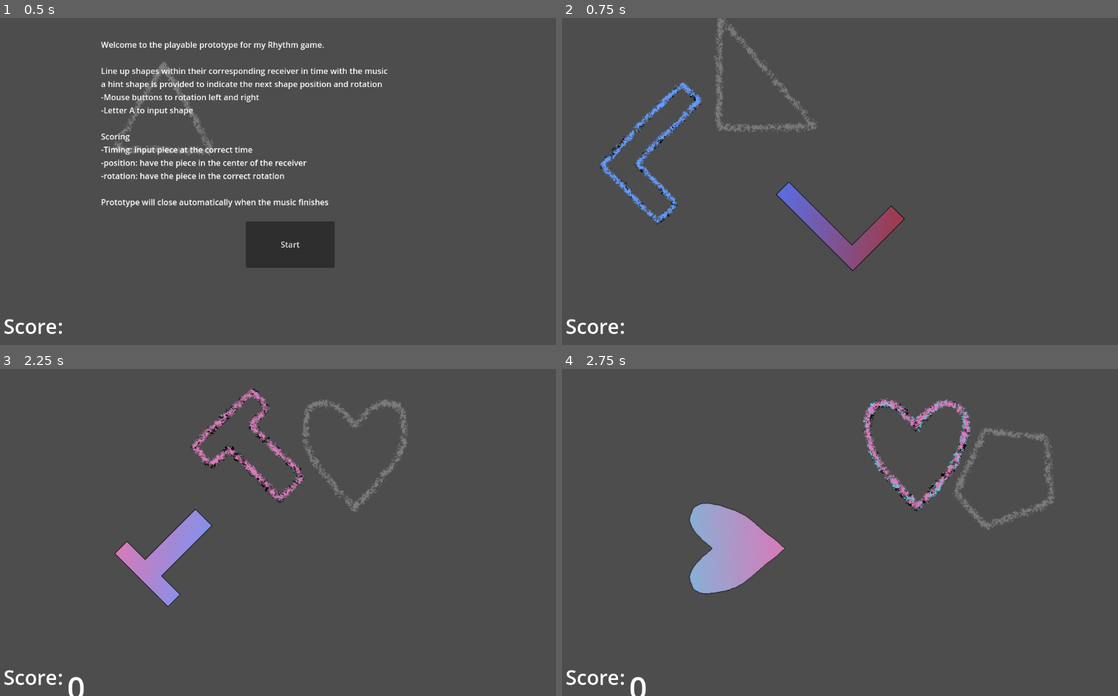
Above: before the commit, frames 1-4 (two rows, left to right).
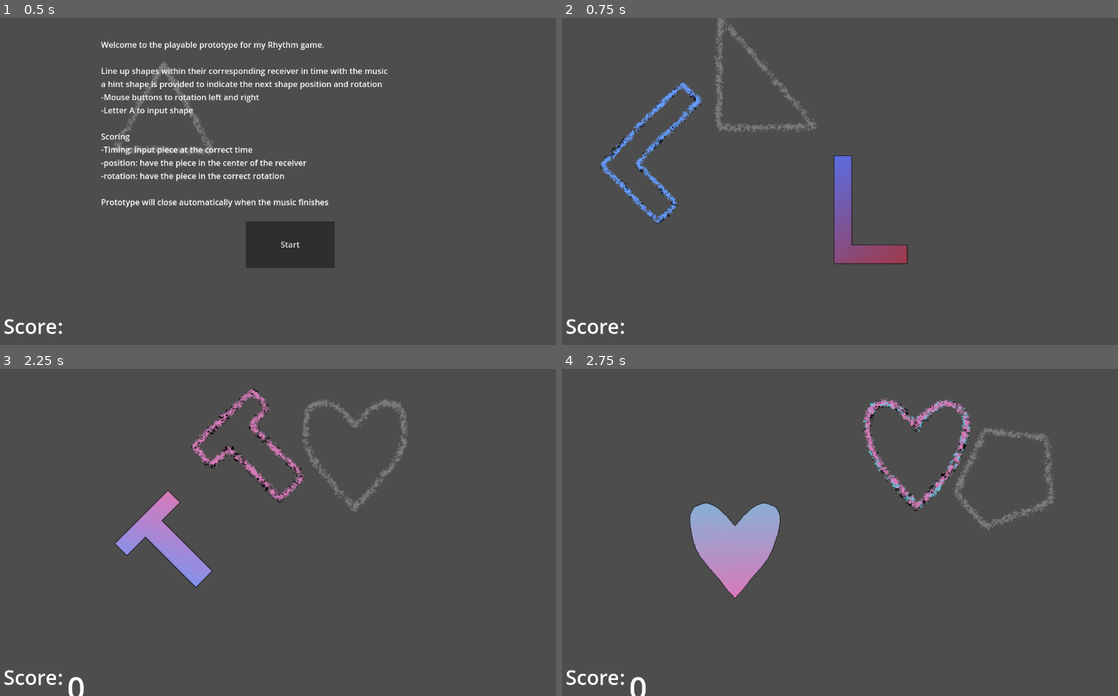
Above: after the commit, the same moments.

Repository: SucellosMusic/first-rhythm-game
Game: Godot game, scene res://Scenes/play_area.tscn
Same seed, same stepped clock (60 frames per second), same inputs: the game is played once before the commit and once after it.
Inputs (mouse positions are in pixels of both pictures, inside the frame that each line leads up to):
- Up to frame 1 (0.5 s): no input
- Up to frame 2 (0.75 s): click "Start" at 0.5 s
- Up to frame 3 (2.25 s): move the mouse to (417, 516) at 1.27 s; hold Right (ui_right) 1.28-2.03 s; tap A (letter_A) at 1.35 s; click (417, 516) at 1.55 s; move the mouse to (172, 548) at 2.02 s; hold Left (ui_left) from 2.03 s (still down); click (172, 548) at 2.1 s
- Up to frame 4 (2.75 s): keep holding Left (ui_left); right-click (734, 548) at 2.3 s

Frame 1 is identical in both runs. In frame 2, 2.6% of the frame differs, in the area x 38-63%, y 42-78%; in frame 3, 2.7%, in the area x 20-39%, y 37-73%; in frame 4, 1.9%.

Commit message:
Tutorial
completed scenes for tutorial

Diff:
--- a/Scenes/Assigned Shapes/player_equal_triangle.tscn
+++ b/Scenes/Assigned Shapes/player_equal_triangle.tscn
@@ -1,6 +1,6 @@
 [gd_scene load_steps=6 format=3 uid="uid://dtyc21mp0igxq"]
 
-[ext_resource type="Script" path="res://Scripts/controller.gd" id="1_ww174"]
+[ext_resource type="Script" path="res://Scripts/shape rotation.gd" id="1_ww174"]
 [ext_resource type="Texture2D" uid="uid://crmsgvisnfv6q" path="res://Sprites/Assigned/EqualTriangle_A.png" id="2_tktf8"]
 
 [sub_resource type="CircleShape2D" id="CircleShape2D_q4p6d"]
--- a/Scenes/Assigned Shapes/player_heart.tscn
+++ b/Scenes/Assigned Shapes/player_heart.tscn
@@ -1,6 +1,6 @@
 [gd_scene load_steps=6 format=3 uid="uid://bghxi2dd62e5f"]
 
-[ext_resource type="Script" path="res://Scripts/controller.gd" id="1_uxlb6"]
+[ext_resource type="Script" path="res://Scripts/shape rotation.gd" id="1_uxlb6"]
 [ext_resource type="Texture2D" uid="uid://bih5n7xixddcb" path="res://Sprites/Assigned/Heart_A.png" id="1_xmbp2"]
 
 [sub_resource type="CircleShape2D" id="CircleShape2D_gp7w3"]
--- a/Scenes/Assigned Shapes/player_l.tscn
+++ b/Scenes/Assigned Shapes/player_l.tscn
@@ -1,6 +1,6 @@
 [gd_scene load_steps=6 format=3 uid="uid://m16oag8o3jjo"]
 
-[ext_resource type="Script" path="res://Scripts/controller.gd" id="1_na3ph"]
+[ext_resource type="Script" path="res://Scripts/shape rotation.gd" id="1_na3ph"]
 [ext_resource type="Texture2D" uid="uid://bhnq6pirvnpx1" path="res://Sprites/Assigned/LShape_A.png" id="1_vqxkq"]
 
 [sub_resource type="CircleShape2D" id="CircleShape2D_0sq3m"]
--- a/Scenes/Assigned Shapes/player_pentagon.tscn
+++ b/Scenes/Assigned Shapes/player_pentagon.tscn
@@ -1,6 +1,6 @@
 [gd_scene load_steps=6 format=3 uid="uid://da1p1yfe3sndv"]
 
-[ext_resource type="Script" path="res://Scripts/controller.gd" id="1_3isyu"]
+[ext_resource type="Script" path="res://Scripts/shape rotation.gd" id="1_3isyu"]
 [ext_resource type="Texture2D" uid="uid://blw5aevj18v5v" path="res://Sprites/Assigned/pentagon_A.png" id="1_bcakq"]
 
 [sub_resource type="CircleShape2D" id="CircleShape2D_nim28"]
--- a/Scenes/Assigned Shapes/player_right_triangle.tscn
+++ b/Scenes/Assigned Shapes/player_right_triangle.tscn
@@ -1,7 +1,7 @@
 [gd_scene load_steps=6 format=3 uid="uid://dt0x6wrkwm5gb"]
 
 [ext_resource type="Texture2D" uid="uid://b321pmby7cseb" path="res://Sprites/Assigned/RightTriangle_A.png" id="1_8317a"]
-[ext_resource type="Script" path="res://Scripts/controller.gd" id="1_smut2"]
+[ext_resource type="Script" path="res://Scripts/shape rotation.gd" id="1_smut2"]
 
 [sub_resource type="CircleShape2D" id="CircleShape2D_l0vxt"]
 radius = 85.4751
--- a/Scenes/Assigned Shapes/player_star.tscn
+++ b/Scenes/Assigned Shapes/player_star.tscn
@@ -1,7 +1,7 @@
 [gd_scene load_steps=6 format=3 uid="uid://cvk63spt3b3m0"]
 
 [ext_resource type="Texture2D" uid="uid://b52mcnnhmnhph" path="res://Sprites/Assigned/Star_A.png" id="1_5a77u"]
-[ext_resource type="Script" path="res://Scripts/controller.gd" id="1_x5cxn"]
+[ext_resource type="Script" path="res://Scripts/shape rotation.gd" id="1_x5cxn"]
 
 [sub_resource type="CircleShape2D" id="CircleShape2D_0s15x"]
 radius = 92.7631
--- a/Scenes/Assigned Shapes/player_t.tscn
+++ b/Scenes/Assigned Shapes/player_t.tscn
@@ -1,6 +1,6 @@
 [gd_scene load_steps=6 format=3 uid="uid://2xjp10r8srvr"]
 
-[ext_resource type="Script" path="res://Scripts/controller.gd" id="1_bufku"]
+[ext_resource type="Script" path="res://Scripts/shape rotation.gd" id="1_bufku"]
 [ext_resource type="Texture2D" uid="uid://urwvkropwjo2" path="res://Sprites/Assigned/TShape_A.png" id="1_fycwx"]
 
 [sub_resource type="CircleShape2D" id="CircleShape2D_8ggtn"]
--- /dev/null
+++ b/Scenes/Tutorial/tutorial.gd
@@ -0,0 +1,121 @@
+extends Node2D
+
+#buttons
+@onready var next : Button = $Next
+@onready var previous : Button = $Previous
+
+#scenes
+@onready var welcome : Control = $Welcome
+@onready var intros : Array = $"Shapes, Receivers, and Hints".get_children()
+
+#shape scenes
+@onready var shapes : Array = $"Assigned Shapes".get_children()
+@onready var receivers : Array = $Receivers.get_children()
+@onready var hints : Array = $Hints.get_children()
+var shapeSelect : int = 0
+var prevShape : int;
+var shapeStorage  = Vector2(-500, 150)
+var receiverStorage = Vector2(-500, 400)
+var hintStorage = Vector2(-500, 650)
+
+#misc
+@onready var sceneCounter : int = 0;
+var shapesActive : bool;
+
+func _ready() -> void:
+	for i in intros:
+		i.visible = false
+	to_scene()
+
+func cycle_shapes() -> void:
+	prevShape = shapeSelect
+	if Input.is_action_just_pressed("letter_A"):
+		if shapeSelect == 6:
+			shapeSelect = 0
+		else:
+			shapeSelect += 1
+
+func place_receivers() -> void:
+	receivers[0].position = Vector2(150, 150)
+	receivers[1].position = Vector2(250, 350)
+	receivers[2].position = Vector2(450, 550)
+	receivers[3].position = Vector2(550, 200)
+	receivers[4].position = Vector2(650, 550)
+	receivers[5].position = Vector2(900, 350)
+	receivers[6].position = Vector2(1000, 150)
+
+func store_receivers() -> void:
+	for r in receivers:
+		r.position = receiverStorage
+
+func place_hints() -> void:
+	hints[0].position = Vector2(150, 150)
+	hints[1].position = Vector2(250, 350)
+	hints[2].position = Vector2(450, 550)
+	hints[3].position = Vector2(550, 300)
+	hints[4].position = Vector2(650, 550)
+	hints[5].position = Vector2(900, 350)
+	hints[6].position = Vector2(1000, 150)
+
+func store_hints() -> void:
+	for h in hints:
+		h.position = hintStorage
+
+func to_scene() -> void:
+	match sceneCounter:
+		0:
+			welcome.visible = true
+			intros[0].visible = false
+			previous.disabled = true
+		1:
+			welcome.visible = false
+			intros[0].visible = true
+			intros[1].visible = false
+			previous.disabled = false
+		2:
+			store_receivers()
+			shapesActive = true
+			intros[0].visible = false
+			intros[1].visible = true
+			intros[2].visible = false
+		3:
+			place_receivers()
+			store_hints()
+			intros[1].visible = false
+			intros[2].visible = true
+			intros[3].visible = false
+			next.disabled = false
+		4:
+			store_receivers()
+			place_hints()
+			intros[2].visible = false
+			intros[3].visible = true
+			next.disabled = true
+
+func _on_next_pressed() -> void:
+	if sceneCounter <= 4:
+		sceneCounter += 1
+		to_scene()
+
+func _on_previous_pressed() -> void:
+	if sceneCounter >= 0:
+		sceneCounter  -= 1
+		to_scene()
+
+func _process(delta: float) -> void:
+	cycle_shapes()
+	if (sceneCounter == 2 || sceneCounter == 3) && shapesActive == true:
+		shapes[prevShape].position = shapeStorage
+		shapes[shapeSelect].position = get_global_mouse_position()
+	else:
+		shapes[shapeSelect].position = shapeStorage
+
+
+func _on_next_mouse_entered() -> void:
+	shapesActive = false
+func _on_next_mouse_exited() -> void:
+	shapesActive = true
+func _on_previous_mouse_entered() -> void:
+	shapesActive = false
+func _on_previous_mouse_exited() -> void:
+	shapesActive = true
--- /dev/null
+++ b/Scenes/Tutorial/tutorial.tscn
@@ -0,0 +1,135 @@
+[gd_scene load_steps=6 format=3 uid="uid://w22k3usnehtp"]
+
+[ext_resource type="Script" path="res://Scenes/Tutorial/tutorial.gd" id="1_l2mb1"]
+[ext_resource type="PackedScene" uid="uid://b4e80mv55y453" path="res://Scenes/hints.tscn" id="3_3fie0"]
+[ext_resource type="PackedScene" uid="uid://cfyncxwjlvw0v" path="res://Scenes/assigned_shapes.tscn" id="8_x8nov"]
+[ext_resource type="PackedScene" uid="uid://d0jbkh7knwqo" path="res://Scenes/receivers.tscn" id="9_070r2"]
+
+[sub_resource type="LabelSettings" id="LabelSettings_gnwyh"]
+font_size = 36
+
+[node name="Tutorial" type="Node2D"]
+script = ExtResource("1_l2mb1")
+
+[node name="Welcome" type="Control" parent="."]
+visible = false
+layout_mode = 3
+anchors_preset = 0
+offset_right = 1152.0
+offset_bottom = 648.0
+
+[node name="Title" type="Label" parent="Welcome"]
+layout_mode = 0
+offset_left = 255.0
+offset_top = 61.0
+offset_right = 919.0
+offset_bottom = 130.0
+text = "Welcome to the Shape Beats tutorial"
+label_settings = SubResource("LabelSettings_gnwyh")
+horizontal_alignment = 1
+vertical_alignment = 1
+
+[node name="Main Text" type="Label" parent="Welcome"]
+layout_mode = 0
+offset_left = 130.0
+offset_top = 191.0
+offset_right = 1076.0
+offset_bottom = 353.0
+text = "Shape Beats is a 'choice matters' survival rhythm game where you, the player, have to align and rotate shapes in time while also choosing various \"paths\". Each level is an open ended experience to be explored rather than being linear with a predefined ending. The level isn't over until you lose or choose to quit.
+
+When you're ready to being, click 'Next'"
+horizontal_alignment = 1
+autowrap_mode = 2
+
+[node name="Shapes, Receivers, and Hints" type="Control" parent="."]
+layout_mode = 3
+anchors_preset = 0
+offset_right = 1152.0
+offset_bottom = 648.0
+
+[node name="intro" type="Label" parent="Shapes, Receivers, and Hints"]
+visible = false
+layout_mode = 0
+offset_left = 328.0
+offset_top = 24.0
+offset_right = 856.0
+offset_bottom = 229.0
+text = "Shapes and Receivers
+
+There are two main types of shapes the player will interact with.
+
+Shapes- assigned to the player in sequence
+Receivers- outlined areas in the play area where shapes are \"placed\"
+
+click 'Next' to proceed"
+horizontal_alignment = 1
+
+[node name="intro to shapes" type="Label" parent="Shapes, Receivers, and Hints"]
+visible = false
+layout_mode = 0
+offset_left = 234.0
+offset_top = 23.0
+offset_right = 936.0
+offset_bottom = 228.0
+text = "As you can see, assigned shapes automatically snap to the mouse position, and can be rotated by player using [] to rotate left and [] to rotate right. Rotations are in 45 degree increments.
+
+You'll come across seven shapes. Click \"A\" to cycle through each and get used to how they rotate. Not every shape rotates the same so it may take some getting used to.
+
+click 'Next' when ready"
+horizontal_alignment = 1
+autowrap_mode = 2
+
+[node name="intro to receivers" type="Label" parent="Shapes, Receivers, and Hints"]
+layout_mode = 0
+offset_left = 274.0
+offset_top = 20.0
+offset_right = 874.0
+offset_bottom = 130.0
+text = "Each shape has a corresponding receiver. They can appear in any order, anywhere on the play area, and in any rotation.
+
+"
+horizontal_alignment = 1
+autowrap_mode = 2
+
+[node name="intro to hints" type="Label" parent="Shapes, Receivers, and Hints"]
+visible = false
+layout_mode = 0
+offset_left = 308.0
+offset_top = 22.0
+offset_right = 918.0
+offset_bottom = 214.0
+text = "if enabled, a white outline will be provided to let you know what shape is next, where it'll be located, and it's rotation. The goal, of course, is to eventually be comfortable enough to disable this feature.
+
+Below is a short, repeating sequence of receivers and hints.
+When you're ready, press 'Next'
+
+"
+horizontal_alignment = 1
+autowrap_mode = 2
+
+[node name="Assigned Shapes" parent="." instance=ExtResource("8_x8nov")]
+
+[node name="Receivers" parent="." instance=ExtResource("9_070r2")]
+
+[node name="Hints" parent="." instance=ExtResource("3_3fie0")]
+
+[node name="Next" type="Button" parent="."]
+offset_left = 1007.0
+offset_top = 545.0
+offset_right = 1132.0
+offset_bottom = 614.0
+text = "Next"
+
+[node name="Previous" type="Button" parent="."]
+offset_left = 24.0
+offset_top = 552.0
+offset_right = 148.0
+offset_bottom = 624.0
+text = "Previous"
+
+[connection signal="mouse_entered" from="Next" to="." method="_on_next_mouse_entered"]
+[connection signal="mouse_exited" from="Next" to="." method="_on_next_mouse_exited"]
+[connection signal="pressed" from="Next" to="." method="_on_next_pressed"]
+[connection signal="mouse_entered" from="Previous" to="." method="_on_previous_mouse_entered"]
+[connection signal="mouse_exited" from="Previous" to="." method="_on_previous_mouse_exited"]
+[connection signal="pressed" from="Previous" to="." method="_on_previous_pressed"]
--- /dev/null
+++ b/Scenes/assigned_shapes.tscn
@@ -0,0 +1,33 @@
+[gd_scene load_steps=8 format=3 uid="uid://cfyncxwjlvw0v"]
+
+[ext_resource type="PackedScene" uid="uid://dtyc21mp0igxq" path="res://Scenes/Assigned Shapes/player_equal_triangle.tscn" id="1_whmbh"]
+[ext_resource type="PackedScene" uid="uid://bghxi2dd62e5f" path="res://Scenes/Assigned Shapes/player_heart.tscn" id="2_icr07"]
+[ext_resource type="PackedScene" uid="uid://m16oag8o3jjo" path="res://Scenes/Assigned Shapes/player_l.tscn" id="3_uvx2w"]
+[ext_resource type="PackedScene" uid="uid://da1p1yfe3sndv" path="res://Scenes/Assigned Shapes/player_pentagon.tscn" id="4_fkcxp"]
+[ext_resource type="PackedScene" uid="uid://dt0x6wrkwm5gb" path="res://Scenes/Assigned Shapes/player_right_triangle.tscn" id="5_1foac"]
+[ext_resource type="PackedScene" uid="uid://cvk63spt3b3m0" path="res://Scenes/Assigned Shapes/player_star.tscn" id="6_sxqdo"]
+[ext_resource type="PackedScene" uid="uid://2xjp10r8srvr" path="res://Scenes/Assigned Shapes/player_t.tscn" id="7_13ftq"]
+
+[node name="Assigned Shapes" type="Node2D"]
+position = Vector2(1, -1)
+
+[node name="Player Equal Triangle" parent="." instance=ExtResource("1_whmbh")]
+position = Vector2(94, -164)
+
+[node name="Player Heart" parent="." instance=ExtResource("2_icr07")]
+position = Vector2(292, -183)
+
+[node name="Player L" parent="." instance=ExtResource("3_uvx2w")]
+position = Vector2(450, -123)
+
+[node name="Player Pentagon" parent="." instance=ExtResource("4_fkcxp")]
+position = Vector2(662, -208)
+
+[node name="Player Right Triangle" parent="." instance=ExtResource("5_1foac")]
+position = Vector2(785, -100)
+
+[node name="Player Star" parent="." instance=ExtResource("6_sxqdo")]
+position = Vector2(1072, -199)
+
+[node name="Player T" parent="." instance=ExtResource("7_13ftq")]
+position = Vector2(1280, -188)
--- /dev/null
+++ b/Scenes/hints.tscn
@@ -0,0 +1,34 @@
+[gd_scene load_steps=9 format=3 uid="uid://b4e80mv55y453"]
+
+[ext_resource type="PackedScene" uid="uid://4nwl5v5p1sqm" path="res://Scenes/Hints/eq_triangle_hint.tscn" id="1_4a6ta"]
+[ext_resource type="Script" path="res://Scripts/hints.gd" id="1_ea6wb"]
+[ext_resource type="PackedScene" uid="uid://cu6srh074qd66" path="res://Scenes/Hints/heart_hint.tscn" id="2_643rj"]
+[ext_resource type="PackedScene" uid="uid://tjtlhqg30pvk" path="res://Scenes/Hints/l_hint.tscn" id="3_2gwxr"]
+[ext_resource type="PackedScene" uid="uid://gv1ncm27t7tl" path="res://Scenes/Hints/pent_hint.tscn" id="4_jnk3c"]
+[ext_resource type="PackedScene" uid="uid://cfrxj2lsh51qj" path="res://Scenes/Hints/r_tri_hint.tscn" id="5_x7yj3"]
+[ext_resource type="PackedScene" uid="uid://wgdnxwahtgrt" path="res://Scenes/Hints/star_hint.tscn" id="6_d0lv0"]
+[ext_resource type="PackedScene" uid="uid://dvhiymgaq26iq" path="res://Scenes/Hints/t_hint.tscn" id="7_j8463"]
+
+[node name="Hints" type="Node2D"]
+script = ExtResource("1_ea6wb")
+
+[node name="EQ Triangle Hint" parent="." instance=ExtResource("1_4a6ta")]
+position = Vector2(122, -674)
+
+[node name="Heart Hint" parent="." instance=ExtResource("2_643rj")]
+position = Vector2(314, -729)
+
+[node name="L Hint" parent="." instance=ExtResource("3_2gwxr")]
+position = Vector2(501, -669)
+
+[node name="Pent Hint" parent="." instance=ExtResource("4_jnk3c")]
+position = Vector2(729, -748)
+
+[node name="R Tri Hint" parent="." instance=ExtResource("5_x7yj3")]
+position = Vector2(890, -645)
+
+[node name="Star Hint" parent="." instance=ExtResource("6_d0lv0")]
+position = Vector2(1199, -733)
+
+[node name="T Hint" parent="." instance=ExtResource("7_j8463")]
+position = Vector2(1407, -744)
--- a/Scenes/play_area.tscn
+++ b/Scenes/play_area.tscn
@@ -149,13 +149,13 @@
 
 [node name="PathFollow2D" type="PathFollow2D" parent="Path2D"]
 position = Vector2(99.6868, 216.807)
-rotation = -0.344287
+rotation = -0.344289
 
 [node name="Receiver Positioner" type="Node2D" parent="Path2D/PathFollow2D"]
 
 [node name="PathFollow2D2" type="PathFollow2D" parent="Path2D"]
 position = Vector2(99.6868, 216.807)
-rotation = -0.344287
+rotation = -0.344289
 
 [node name="Hint Positioner" type="Node2D" parent="Path2D/PathFollow2D2"]
 
--- /dev/null
+++ b/Scenes/receivers.tscn
@@ -0,0 +1,34 @@
+[gd_scene load_steps=9 format=3 uid="uid://d0jbkh7knwqo"]
+
+[ext_resource type="Script" path="res://Scripts/receivers.gd" id="1_d8433"]
+[ext_resource type="PackedScene" uid="uid://cjtehkfy71gwp" path="res://Scenes/Receiver Shapes/equal_triangle_receiver.tscn" id="2_8o0w6"]
+[ext_resource type="PackedScene" uid="uid://ss20cocnn4wv" path="res://Scenes/Receiver Shapes/heart_receiver.tscn" id="3_ygxva"]
+[ext_resource type="PackedScene" uid="uid://cuj0kpfsqg0hy" path="res://Scenes/Receiver Shapes/L_receiver.tscn" id="4_tt3fj"]
+[ext_resource type="PackedScene" uid="uid://dk7wkos5wlk83" path="res://Scenes/Receiver Shapes/pentagon_receiver.tscn" id="5_mbe06"]
+[ext_resource type="PackedScene" uid="uid://dgdcniktoenve" path="res://Scenes/Receiver Shapes/right_triangle_receiver.tscn" id="6_gd2tm"]
+[ext_resource type="PackedScene" uid="uid://du6dfb804n6n7" path="res://Scenes/Receiver Shapes/star_receiver.tscn" id="7_l0t8k"]
+[ext_resource type="PackedScene" uid="uid://ccwctama4o67d" path="res://Scenes/Receiver Shapes/t_receiver.tscn" id="8_k5m46"]
+
+[node name="Receivers" type="Node2D"]
+script = ExtResource("1_d8433")
+
+[node name="Equal Triangle Receiver" parent="." instance=ExtResource("2_8o0w6")]
+position = Vector2(109, -382)
+
+[node name="Heart Receiver" parent="." instance=ExtResource("3_ygxva")]
+position = Vector2(285, -429)
+
+[node name="L Receiver" parent="." instance=ExtResource("4_tt3fj")]
+position = Vector2(473, -360)
+
+[node name="Pentagon Receiver" parent="." instance=ExtResource("5_mbe06")]
+position = Vector2(719, -431)
+
+[node name="Right Triangle Receiver" parent="." instance=ExtResource("6_gd2tm")]
+position = Vector2(1130, -336)
+
+[node name="Star Receiver" parent="." instance=ExtResource("7_l0t8k")]
+position = Vector2(956, -424)
+
+[node name="T Receiver" parent="." instance=ExtResource("8_k5m46")]
+position = Vector2(1423, -436)
--- a/Scripts/controller.gd
+++ /dev/null
@@ -1,10 +0,0 @@
-extends Node2D
-
-
-
-func _process(_float) -> void:
-	var currRot = self.get_rotation_degrees()
-	if (Input.is_action_just_pressed("ui_left") || Input.is_action_just_pressed("ui_mouse_left_click")):
-		self.set_rotation_degrees(currRot-45)
-	if (Input.is_action_just_pressed("ui_right") || Input.is_action_just_pressed("ui_mouse_right_click")):
-		self.set_rotation_degrees(currRot+45)
--- /dev/null
+++ b/Scripts/hints.gd
@@ -0,0 +1,11 @@
+extends Node2D
+
+
+# Called when the node enters the scene tree for the first time.
+func _ready() -> void:
+	pass # Replace with function body.
+
+
+# Called every frame. 'delta' is the elapsed time since the previous frame.
+func _process(delta: float) -> void:
+	pass
--- /dev/null
+++ b/Scripts/receivers.gd
@@ -0,0 +1,12 @@
+extends Node2D
+
+func _ready() -> void:
+	pass
+
+
+
+
+
+# Called every frame. 'delta' is the elapsed time since the previous frame.
+func _process(delta: float) -> void:
+	pass
--- /dev/null
+++ b/Scripts/shape rotation.gd
@@ -0,0 +1,14 @@
+extends Node2D
+
+var currRotation : int;
+
+
+
+func _process(_float) -> void:
+	currRotation = self.rotation_degrees
+	if self.position == get_global_mouse_position():
+		if Input.is_action_just_pressed("ui_mouse_left_click"):
+			self.rotation_degrees = currRotation - 45
+
+		if Input.is_action_just_pressed("ui_mouse_right_click"):
+			self.rotation_degrees = currRotation + 45
